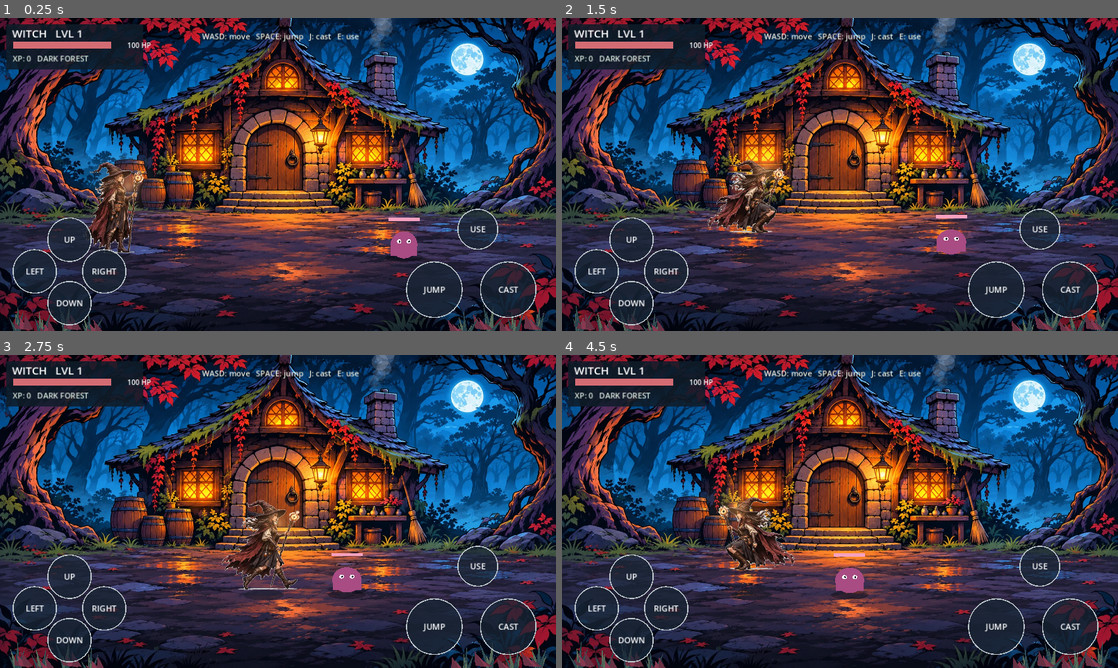
Above: before the commit, frames 1-4 (two rows, left to right).
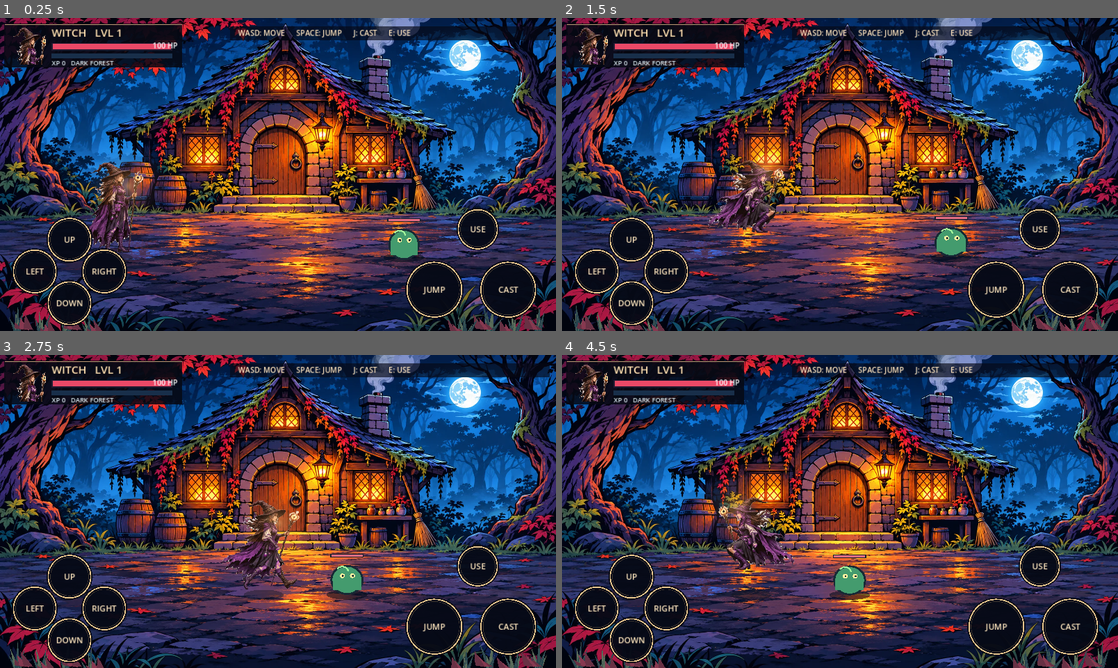
Above: after the commit, the same moments.

Repository: ZakharMig/Witch-game
Game: Godot game, scene res://main.tscn
The game is run twice, just before and just after one commit, with the same random seed, the same clock (stepped at 60 frames per second) and the same inputs.
Inputs (mouse positions are in pixels of both pictures, inside the frame that each line leads up to):
- Up to frame 1 (0.25 s): no input
- Up to frame 2 (1.5 s): move the mouse to (962, 158) at 0.52 s; hold D 0.53-1.25 s; hold E 0.53-1.25 s; click (962, 158) at 0.67 s; tap Space at 0.77 s; drag from (728, 190) to (812, 237) at 1.27 s
- Up to frame 3 (2.75 s): move the mouse to (333, 442) at 2.02 s; hold D from 2.03 s (still down); hold E from 2.03 s (still down)
- Up to frame 4 (4.5 s): release D at 2.75 s; release E at 2.75 s; drag from (812, 574) to (673, 464) at 2.77 s; move the mouse to (1006, 558) at 3.52 s; hold A 3.53-4.25 s; hold E 3.53-4.25 s; tap Space at 3.77 s; drag from (673, 464) to (756, 433) at 4.27 s

The runs differ from the first frame. In frame 1, 71% of the frame differs, in the area x 0-100%, y 0-100%; in frame 2, 71%; in frame 3, 71%; in frame 4, 71%.

Commit message:
Witch Game 0.10: unified comic forest, recolored transparent witch sprites and UI

Diff:
--- a/game.gd
+++ b/game.gd
@@ -1,6 +1,6 @@
 extends Node2D
 
-# Witch Game v0.9 — comic forest, chimney smoke and swaying foliage (Godot 4 / Xogot).
+# Witch Game v0.10 — unified comic art, transparent witch atlas and styled HUD (Godot 4 / Xogot).
 # The former witch.png asset is retained as a fallback art reference.
 const VIEW_W := 1280.0
 const VIEW_H := 720.0
@@ -18,9 +18,9 @@
 const ENEMY_TOUCH_DAMAGE := 12
 const ENEMY_ATTACK_COOLDOWN := 1.35
 const PLAYER_INVULNERABLE_TIME := 0.75
-const WITCH_ATLAS: Texture2D = preload("res://art/witch_anim_v07.webp")
+const WITCH_ATLAS: Texture2D = preload("res://art/witch_anim_comic_v010.webp")
 const FRAME_EDGE := 320.0
-const FOREST_ART: Texture2D = preload("res://art/forest_comic_v09.webp")
+const FOREST_ART: Texture2D = preload("res://art/forest_comic_v010.webp")
 const INTERIOR_ART: Texture2D = preload("res://art/interior_v04.svg")
 const STAFF_GLOW: Texture2D = preload("res://art/staff_glow.svg")
 
@@ -251,13 +251,18 @@
         draw_circle(pos, 15, Color("#84f994"))
         draw_circle(pos + Vector2(-5, -5), 6, Color("#eeffd0"))
 
-    # On-screen HUD
-    draw_rect(Rect2(15, 14, 315, 105), Color(0.06, 0.11, 0.16, 0.87))
-    draw_string(font, Vector2(28, 45), "WITCH   LVL %d" % level, HORIZONTAL_ALIGNMENT_LEFT, -1, 25, Color.WHITE)
-    draw_rect(Rect2(30, 55, 226, 15), Color("#4d2938"))
-    draw_rect(Rect2(30, 55, float(hp) * 2.26, 15), Color("#d46c74"))
-    draw_string(font, Vector2(293, 69), "%d HP" % hp, HORIZONTAL_ALIGNMENT_RIGHT, -1, 16, Color.WHITE)
-    draw_string(font, Vector2(29, 100), "XP: %d   %s" % [xp, "WITCH HOME" if indoors else "DARK FOREST"], HORIZONTAL_ALIGNMENT_LEFT, -1, 18, Color("#dbe9e0"))
+    # Bold inked comic interface. Portrait is cropped from the real witch atlas.
+    draw_rect(Rect2(10, 13, 410, 101), Color(0.025, 0.035, 0.075, 0.84))
+    draw_rect(Rect2(11, 14, 408, 2), Color("#bd9974"))
+    draw_texture_rect_region(WITCH_ATLAS, Rect2(16, 17, 90, 91), Rect2(57, 1, 191, 146))
+    draw_rect(Rect2(105, 18, 303, 33), Color(0.035, 0.04, 0.08, 0.68))
+    draw_string(font, Vector2(119, 43), "WITCH   LVL %d" % level, HORIZONTAL_ALIGNMENT_LEFT, -1, 25, Color("#ffe0b0"))
+    draw_rect(Rect2(119, 57, 278, 18), Color("#221c31"))
+    draw_rect(Rect2(122, 60, float(hp) / 100.0 * 272.0, 12), Color("#ea4967"))
+    draw_string(font, Vector2(351, 70), "%d HP" % hp, HORIZONTAL_ALIGNMENT_RIGHT, -1, 17, Color.WHITE)
+    draw_rect(Rect2(119, 82, 278, 11), Color("#182f4a"))
+    draw_rect(Rect2(121, 84, clampf(float(xp) / maxf(50.0, float(level * 50)), 0.0, 1.0) * 273.0, 7), Color("#51aee0"))
+    draw_string(font, Vector2(119, 109), "XP %d   %s" % [xp, "HOME" if indoors else "DARK FOREST"], HORIZONTAL_ALIGNMENT_LEFT, -1, 15, Color("#d9e8ef"))
     if _near_door() and jump_height <= 0.0:
         draw_string(font, witch_position + Vector2(-80, -205), "E / USE: %s" % ("EXIT" if indoors else "ENTER"), HORIZONTAL_ALIGNMENT_LEFT, 190, 20, Color("#ffe1a2"))
     if victory_timer > 0.0 and not indoors:
@@ -266,7 +271,8 @@
         draw_rect(Rect2(365, 275, 552, 140), Color(0.08, 0.04, 0.09, 0.82))
         draw_string(font, Vector2(465, 335), "YOU WERE DEFEATED", HORIZONTAL_ALIGNMENT_LEFT, 400, 32, Color("#ffc8ca"))
         draw_string(font, Vector2(480, 386), "PRESS USE TO TRY AGAIN", HORIZONTAL_ALIGNMENT_LEFT, 360, 21, Color.WHITE)
-    draw_string(font, Vector2(465, 49), "WASD: move   SPACE: jump   J: cast   E: use", HORIZONTAL_ALIGNMENT_LEFT, -1, 18, Color("#ecede0"))
+    draw_rect(Rect2(530, 19, 735, 32), Color(0.025, 0.032, 0.079, 0.65))
+    draw_string(font, Vector2(548, 41), "WASD: MOVE      SPACE: JUMP      J: CAST      E: USE", HORIZONTAL_ALIGNMENT_LEFT, -1, 17, Color("#ffe5bf"))
 
     _draw_button(Vector2(160, 510), "UP", "up", 50)
     _draw_button(Vector2(160, 656), "DOWN", "down", 50)
@@ -327,29 +333,33 @@
     draw_set_transform(Vector2.ZERO)
 
 func _draw_slime() -> void:
-    draw_ground_ellipse(slime_position + Vector2(0, 3), 43, 10, Color(0, 0, 0, 0.35))
-    # A squash-and-stretch bounce differentiates the enemy from scenery.
-    var bounce := absf(sin(slime_walk_clock)) * 10.0
-    var body_tint := Color("#f4c1e3") if slime_hit_timer > 0.0 else Color("#a84c83")
-    var centre := slime_position + Vector2(0.0, -26.0 - bounce)
-    draw_set_transform(centre, 0.0, Vector2(1.0 + bounce / 60.0, 1.0 - bounce / 85.0))
-    draw_circle(Vector2.ZERO, 31.0, body_tint)
-    draw_rect(Rect2(-30.0, -2.0, 60.0, 27.0), body_tint)
-    draw_circle(Vector2(-11.0, -8.0), 5.0, Color.WHITE)
-    draw_circle(Vector2(11.0, -8.0), 5.0, Color.WHITE)
-    draw_circle(Vector2(-10.0, -8.0), 2.2, Color("#27202d"))
-    draw_circle(Vector2(12.0, -8.0), 2.2, Color("#27202d"))
+    # Jade slime uses ink outlines and saturated comic highlights.
+    draw_ground_ellipse(slime_position + Vector2(0.0, 3.0), 47.0, 11.0, Color(0.0, 0.04, 0.09, 0.53))
+    var bounce := absf(sin(slime_walk_clock)) * 8.0
+    var jelly := Color("#afff82") if slime_hit_timer > 0.0 else Color("#449b6e")
+    var centre := slime_position + Vector2(0.0, -27.0 - bounce)
+    draw_set_transform(centre, 0.0, Vector2(1.0 + bounce / 75.0, 1.0 - bounce / 95.0))
+    draw_circle(Vector2.ZERO, 36.0, Color("#172a35"))
+    draw_circle(Vector2.ZERO, 31.5, jelly)
+    draw_rect(Rect2(-31.0, -2.0, 62.0, 26.0), jelly)
+    draw_circle(Vector2(-10.0, -10.0), 5.5, Color("#fff4a1"))
+    draw_circle(Vector2(12.0, -10.0), 5.5, Color("#fff4a1"))
+    draw_circle(Vector2(-9.0, -10.0), 2.3, Color("#172a35"))
+    draw_circle(Vector2(13.0, -10.0), 2.3, Color("#172a35"))
+    draw_arc(Vector2(-10.0, -19.0), 13.0, PI * 1.18, TAU * 0.98, 17, Color("#a4f49b"), 3.5)
     draw_set_transform(Vector2.ZERO)
-    draw_rect(Rect2(slime_position.x - 36.0, slime_position.y - 88.0 - bounce, 72.0, 7.0), Color("#4d2a37"))
-    draw_rect(Rect2(slime_position.x - 36.0, slime_position.y - 88.0 - bounce, float(slime_hp) * 24.0, 7.0), Color("#f6a1c0"))
+    draw_rect(Rect2(slime_position.x - 38.0, slime_position.y - 87.0 - bounce, 76.0, 8.0), Color("#15202c"))
+    draw_rect(Rect2(slime_position.x - 36.0, slime_position.y - 85.0 - bounce, float(slime_hp) / 3.0 * 72.0, 5.0), Color("#e66d83"))
 
 func _draw_button(center: Vector2, caption: String, control: String, radius: float) -> void:
     var active := _has_control(control)
-    var tint := Color(0.16, 0.31, 0.30, 0.86) if active else Color(0.10, 0.15, 0.21, 0.73)
+    var tint := Color(0.17, 0.18, 0.33, 0.94) if active else Color(0.025, 0.040, 0.092, 0.80)
+    draw_circle(center, radius + 3.0, Color(0.015, 0.024, 0.056, 0.83))
     draw_circle(center, radius, tint)
-    draw_arc(center, radius, 0, TAU, 40, Color("#b9c3c8"), 2.4)
+    draw_arc(center, radius - 1.0, 0.0, TAU, 40, Color("#e7c58c"), 2.8)
+    draw_arc(center, radius - 6.0, 0.0, TAU, 40, Color(0.91, 0.76, 0.49, 0.25), 1.3)
     var font := ThemeDB.fallback_font
-    draw_string(font, center + Vector2(-radius + 5, 7), caption, HORIZONTAL_ALIGNMENT_CENTER, (radius - 5) * 2, 19, Color.WHITE)
+    draw_string(font, center + Vector2(-radius + 5.0, 7.0), caption, HORIZONTAL_ALIGNMENT_CENTER, (radius - 5.0) * 2.0, 19, Color("#ffe7bf"))
 
 func _near_door() -> bool:
     var target := exit_pos if indoors else door_pos
Binary file added: art/forest_comic_v010.webp
Binary file added: art/witch_anim_comic_v010.webp
